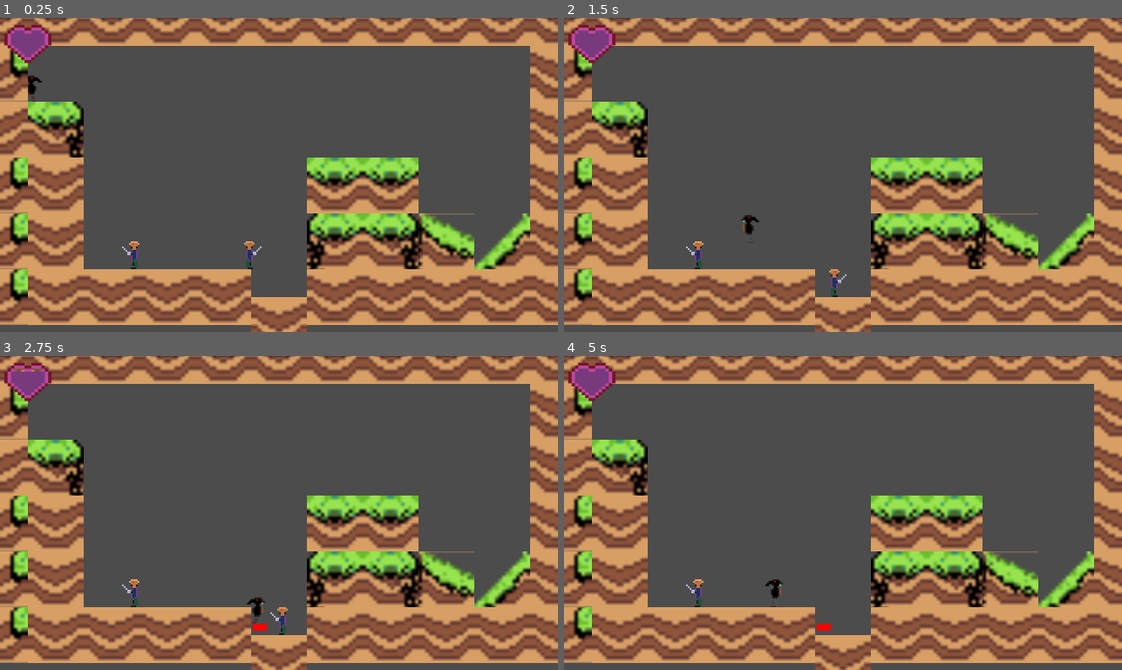
Above: before the commit, frames 1-4 (two rows, left to right).
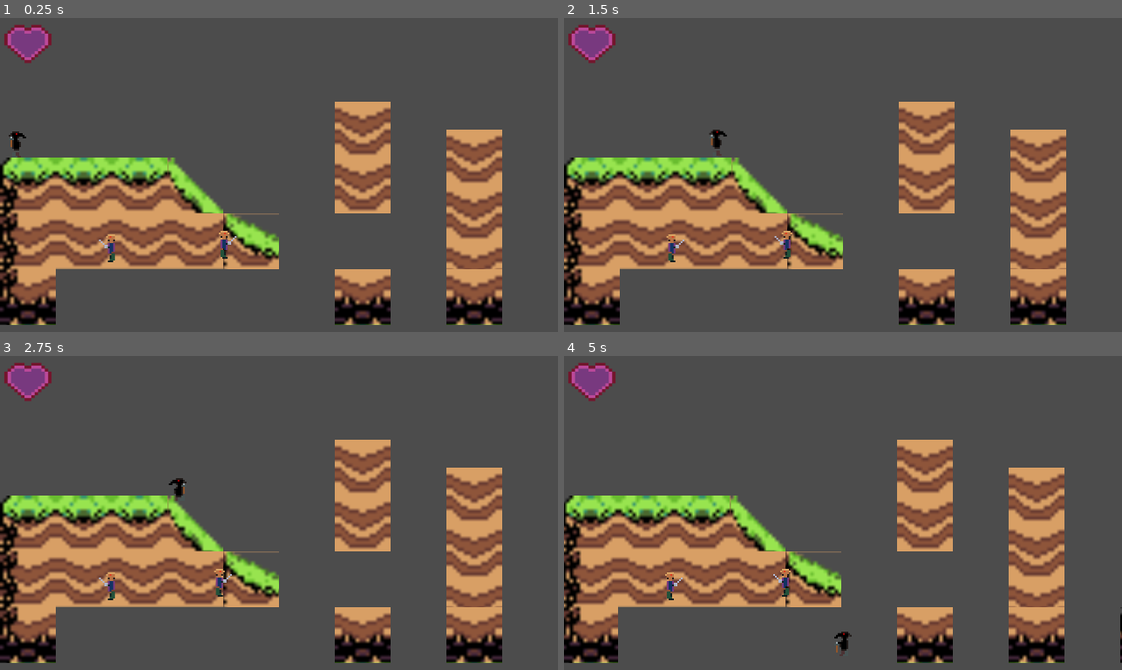
Above: after the commit, the same moments.

Repository: Guardian180/Game-Jam
Game: Godot game, scene res://src/Main.tscn
Two runs of this game, one before a commit and one after it. Both use one fixed random seed, a clock stepped at 60 frames per second and the inputs below.
Inputs (mouse positions are in pixels of both pictures, inside the frame that each line leads up to):
- Up to frame 1 (0.25 s): no input
- Up to frame 2 (1.5 s): tap Enter (ui_accept) at 0.5 s; move the mouse to (965, 159) at 0.52 s; hold D (MoveRight) from 0.53 s (still down); tap Q (Attack) at 0.6 s; tap Space (Jump) at 0.77 s; move the mouse to (731, 190) at 1.27 s; tap P (Ouch) at 1.35 s
- Up to frame 3 (2.75 s): tap Space (Jump) at 1.52 s; move the mouse to (334, 443) at 2.02 s; release D (MoveRight) at 2.03 s; hold A (MoveLeft) from 2.03 s (still down); tap E (Platform) at 2.1 s
- Up to frame 4 (5 s): move the mouse to (815, 575) at 2.77 s; release A (MoveLeft) at 2.78 s; hold D (MoveRight) 2.78-4.28 s; click (815, 575) at 2.85 s; tap Space (Jump) at 3.02, 3.77, 4.52 s; move the mouse to (1010, 560) at 3.52 s; tap Q (Attack) at 3.6 s; move the mouse to (675, 465) at 4.27 s; hold A (MoveLeft) from 4.28 s (still down); tap P (Ouch) at 4.35 s

The runs differ from the first frame. In frame 1, 59% of the frame differs, in the area x 0-100%, y 0-100%; in frame 2, 59%; in frame 3, 59%; in frame 4, 59%.

Commit message:
Sprite Sheet Change

Diff:
--- a/src/Main.tscn
+++ b/src/Main.tscn
@@ -13,10 +13,10 @@
 
 [node name="Player" parent="." instance=ExtResource( 2 )]
 position = Vector2( 5, 20 )
-jump_height = 125.0
+jump_height = 150.0
 
 [node name="TileMap" parent="." instance=ExtResource( 1 )]
-tile_data = PoolIntArray( -1, 0, 0, -65535, 1, 0, -65533, 1, 0, -65531, 1, 0, -65529, 1, 0, -65527, 1, 0, -65525, 1, 0, -65523, 1, 0, -65521, 1, 0, -65519, 1, 0, -65517, 2, 0, 131071, 7, 0, 65555, 5, 0, 262143, 4, 0, 196609, 2, 0, 196627, 5, 0, 393215, 7, 0, 327681, 5, 0, 327691, 1, 0, 327693, 1, 0, 327699, 5, 0, 524287, 7, 0, 458753, 5, 0, 458763, 0, 0, 458765, 2, 0, 458767, 30, 0, 458769, 29, 0, 458771, 5, 0, 655359, 7, 0, 589825, 5, 0, 589827, 5, 0, 589829, 5, 0, 589831, 5, 0, 589835, 5, 0, 589837, 5, 0, 589839, 5, 0, 589841, 5, 0, 589843, 5, 0, 655369, 5, 0 )
+tile_data = PoolIntArray( 196620, 5, 0, 262160, 5, 0, 327680, 0, 0, 327682, 1, 0, 327684, 1, 0, 327686, 28, 0, 327692, 5, 0, 393232, 5, 0, 458752, 4, 0, 458754, 27, 0, 458756, 27, 0, 458758, 27, 0, 458760, 11, 0, 524304, 5, 0, 589824, 8, 0, 589836, 9, 0, 589840, 9, 0, 589844, 24, 0 )
 
 [node name="Enemy" parent="." instance=ExtResource( 6 )]
 position = Vector2( 60, 65 )
